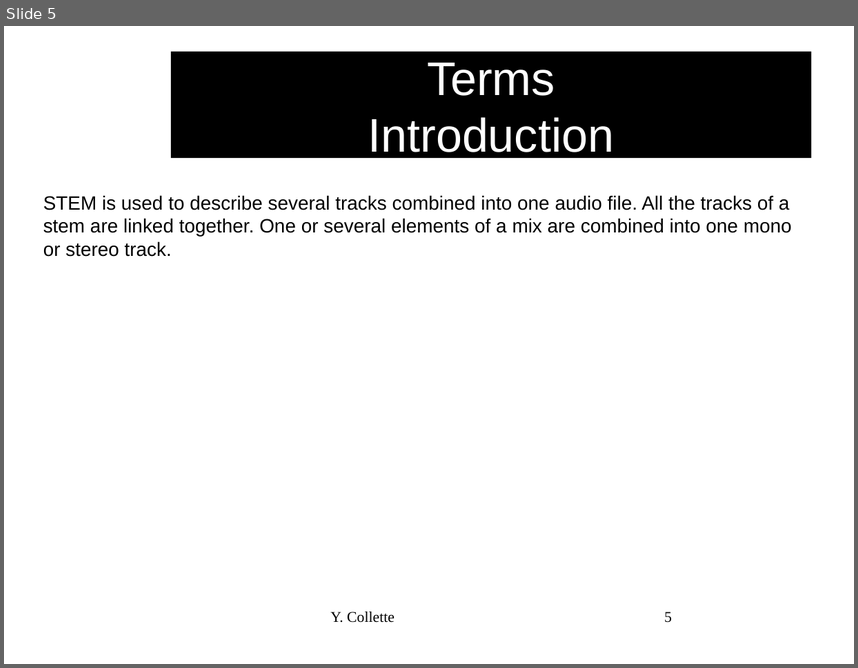
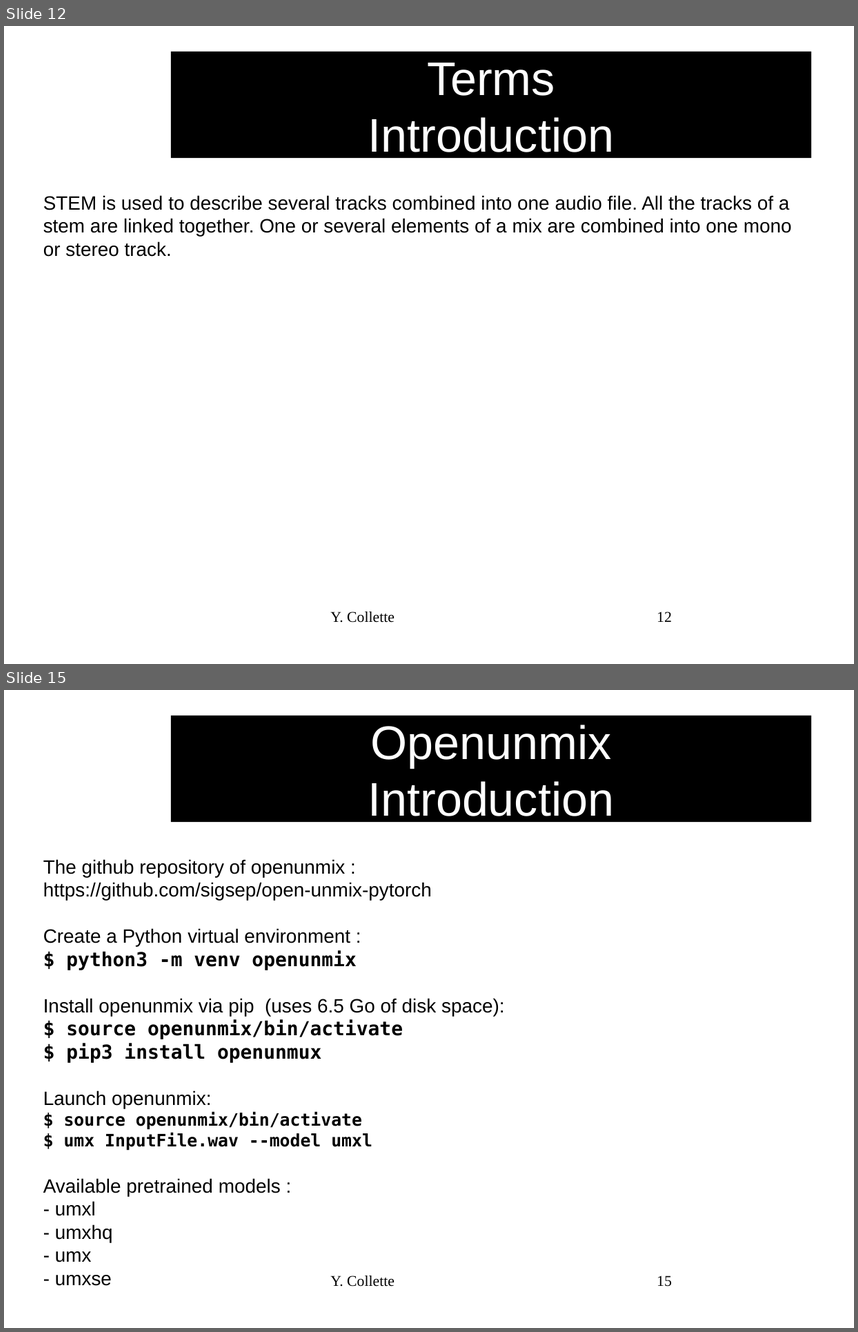
Before and after one commit to audinux/audinux.github.io, a slide deck: workshop/audio/Audacity.odp. Shown one above the other, each under a label of ours: slide 5 before the commit, slides 12 and 15 after it; the slides between them are not shown. The pictures are 858x668 and 858x1332 pixels, drawn with LibreOffice and Linux fonts; fonts in the diff are those of the drawing; background and template pictures are left out. Boxes give left, top, right and bottom in pixels: in the first picture for what was removed or moved away, otherwise in the second. Text is boxed around its words. In the diff, an @@ line names an element or a change of style, - is before the commit and + after.

```diff
--- a/workshop/audio/Audacity.odp
+++ b/workshop/audio/Audacity.odp
@@ slide 15 added at [4,690,854,1328], background #FFFFFF @@
@@ title added at [172,716,813,822], fill #000000, 44 pt, text #FFFFFF @@
+Openunmix
+Introduction
@@ text added at [43,859,505,1262], 18 pt, text #000000 @@
+The github repository of openunmix :
+https://github.com/sigsep/open-unmix-pytorch
+Create a Python virtual environment :
+$ python3 -m venv openunmix
+Install openunmix via pip (uses 6.5 Go of disk space):
+$ source openunmix/bin/activate
+$ pip3 install openunmux
+Launch openunmix:
+$ source openunmix/bin/activate
+$ umx InputFile.wav --model umxl
+Available pretrained models :
+- umxl
+- umxhq
+- umx
+- umxse
@@ text added at [330,1275,395,1286], 14 pt, text #000000 @@
+Y. Collette
@@ page number added at [657,1275,672,1286], 14 pt, text #000000 @@
+15
@@ what was slide 5 is now slide 12 @@
@@ page number at [657,611,672,621]: text changed @@
-5
+12
```
Also in this commit, not shown: 5 slides changed, 7 other slides added, 5 other files.
